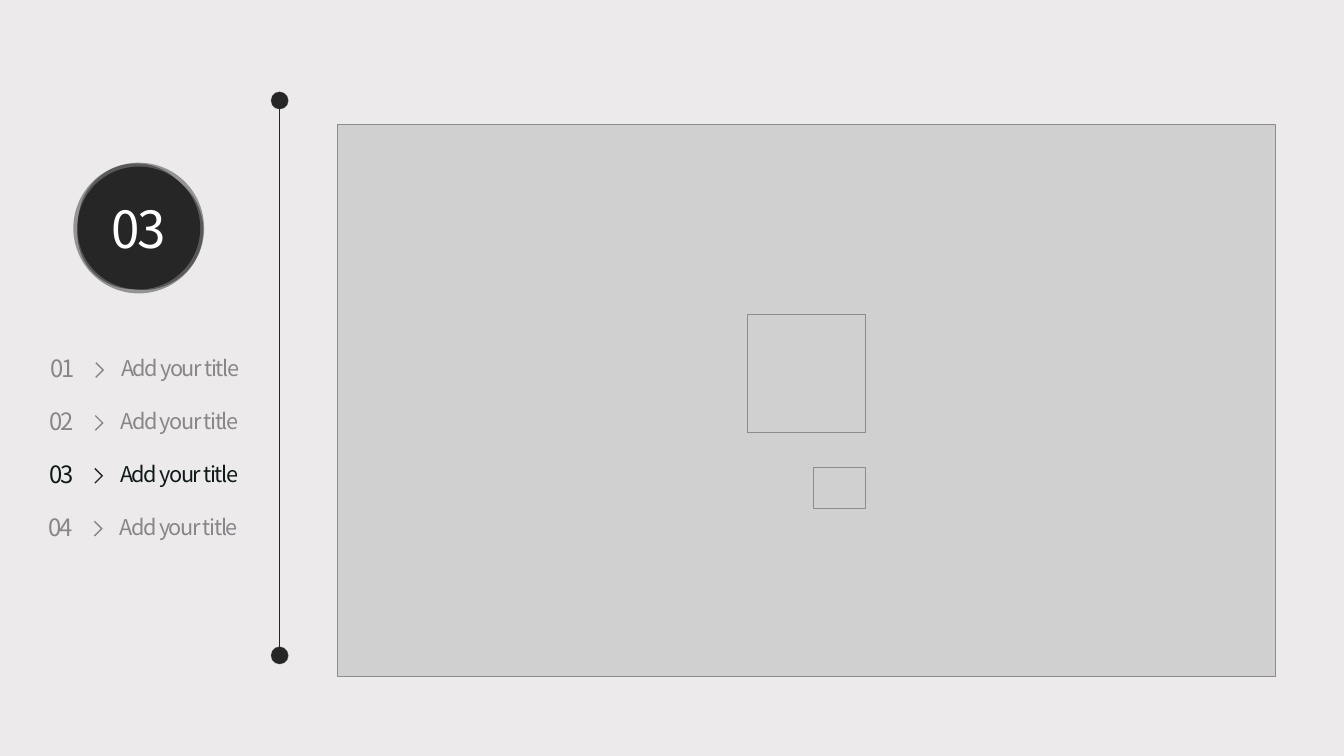
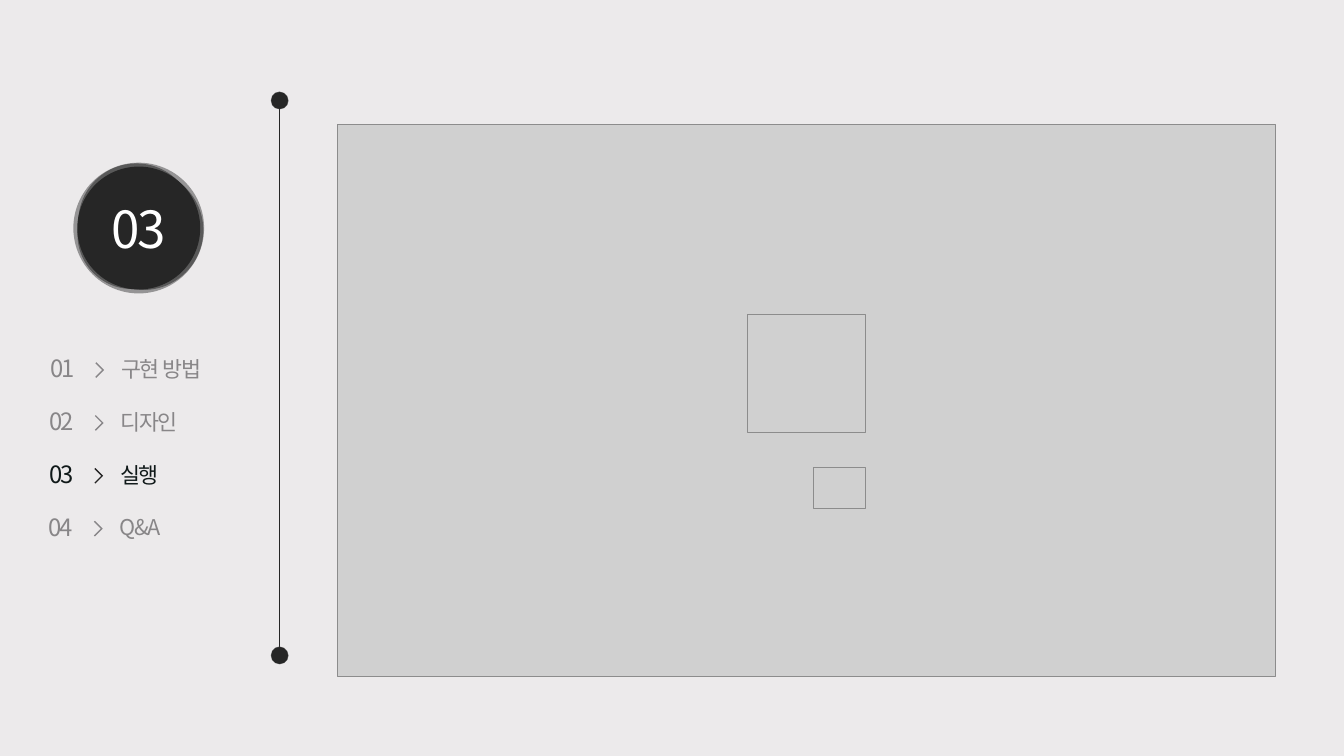
Before and after one commit to hw1210/openproject, a slide deck: slide 12 of 오픈.pptx. Drawn at 1344x756 pixels with LibreOffice and Linux fonts; fonts in the diff are those of the drawing; grey boxes stand for pictures. Boxes give left, top, right and bottom in pixels: in the first picture for what was removed or moved away, otherwise in the second. Text is boxed around its words. In the diff, an @@ line names an element or a change of style, - is before the commit and + after.

```diff
--- a/오픈.pptx
+++ b/오픈.pptx
@@ text at <box>121,359,202,379</box>: text changed @@
-Add your title
+구현 방법
@@ text at <box>121,412,178,432</box>: text changed @@
-Add your title
+디자인
@@ text at <box>120,465,159,485</box>: text changed @@
-Add your title
+실행
@@ text at <box>120,519,161,539</box>: text changed @@
-Add your title
+Q&A
```
Also in this commit, not shown: 3 other slides changed, 1 slide added, 3 slides removed, 8 other files.
